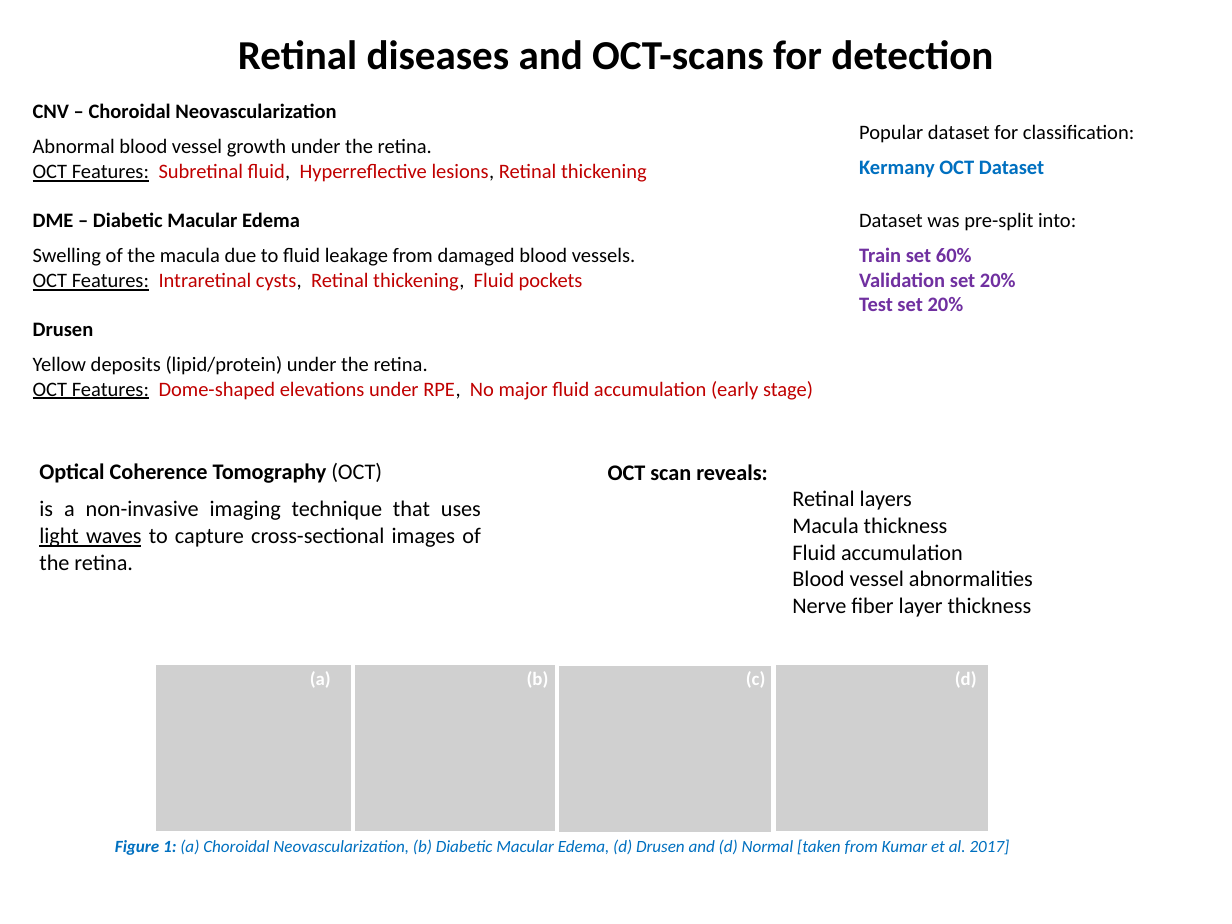
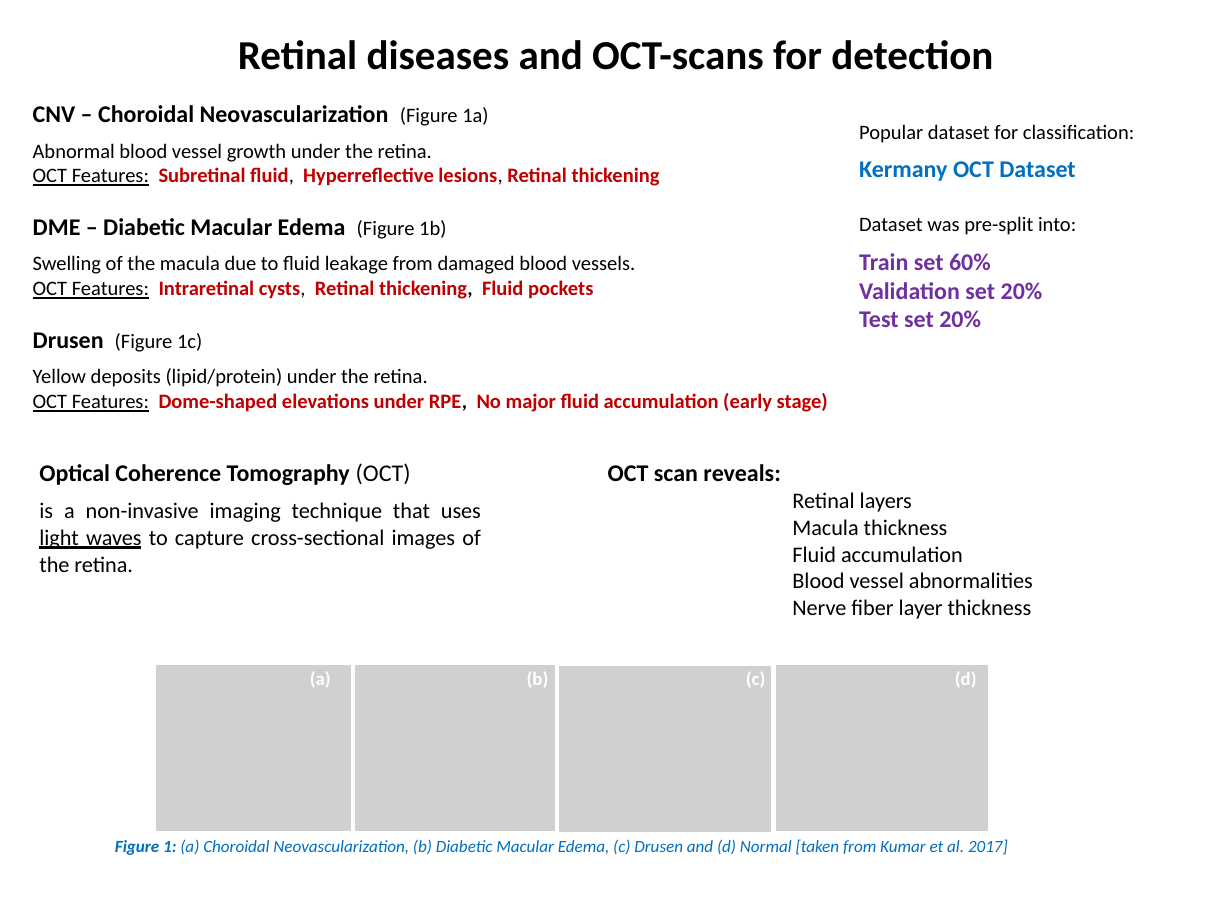
Before and after one commit to ManosGitProject/oct_retinal_classification_hackathon_v1, a slide deck: slide 2 of Hackathon Presentation.pptx. Drawn at 1232x924 pixels with LibreOffice and Linux fonts; fonts in the diff are those of the drawing; grey boxes stand for pictures. Boxes give left, top, right and bottom in pixels: in the first picture for what was removed or moved away, otherwise in the second. Text is boxed around its words. In the diff, an @@ line names an element or a change of style, - is before the commit and + after.

```diff
--- a/Hackathon Presentation.pptx
+++ b/Hackathon Presentation.pptx
@@ text at (33,105,488,126): text changed; size 12 to 14 pt @@
-CNV – Choroidal Neovascularization
+CNV – Choroidal Neovascularization (Figure 1a)
@@ text at (33,167,828,412): bold on in "Subretinal fluid, Hyperreflective lesions, Retinal thickenin ...", "Intraretinal cysts, Retinal thickening, Fluid pockets", "Dome-shaped elevations under RPE, No major fluid ..." @@
@@ text at (859,161,1075,327): size 12 to 14 pt in "Kermany OCT Dataset", "Train set 60%", "Validation set 20%", "Test set 20%" @@
@@ text at (33,218,446,239): text changed; size 12 to 14 pt @@
-DME – Diabetic Macular Edema
+DME – Diabetic Macular Edema (Figure 1b)
@@ text at (33,332,202,352): text changed; bold off @@
-Drusen
+Drusen (Figure 1c)
@@ text at (39,463,411,485): size 13 to 14 pt in "Optical Coherence Tomography (OCT)" @@
@@ text at (608,464,780,481): size 13 to 14 pt in "OCT scan reveals:" @@
@@ text at (115,839,1008,855): text changed @@
-Figure 1: (a) Choroidal Neovascularization, (b) Diabetic Macular Edema, (d) Drusen and (d) Normal [taken from Kumar et al. 2017]
+Figure 1: (a) Choroidal Neovascularization, (b) Diabetic Macular Edema, (c) Drusen and (d) Normal [taken from Kumar et al. 2017]
```
Also in this commit, not shown: 6 other slides changed, 1 other file.
